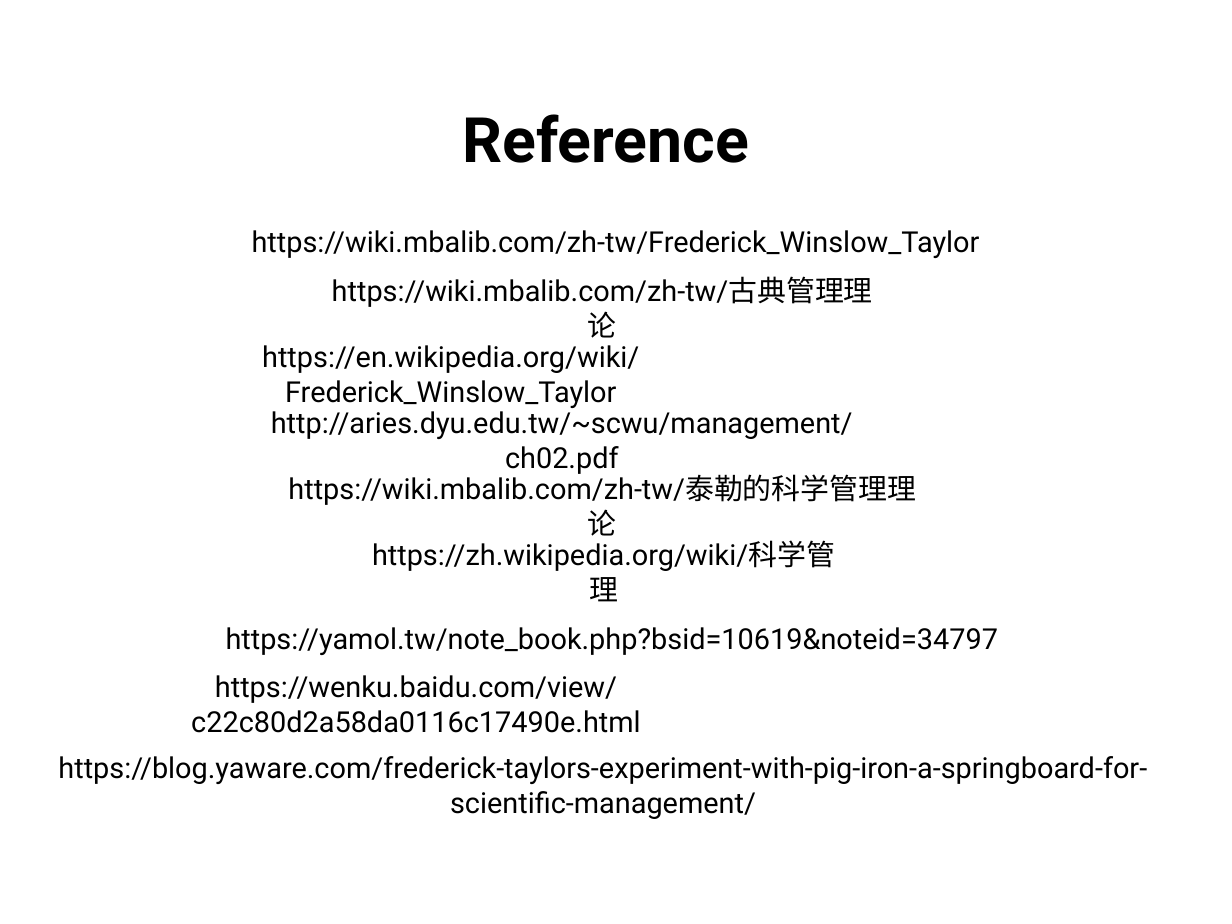
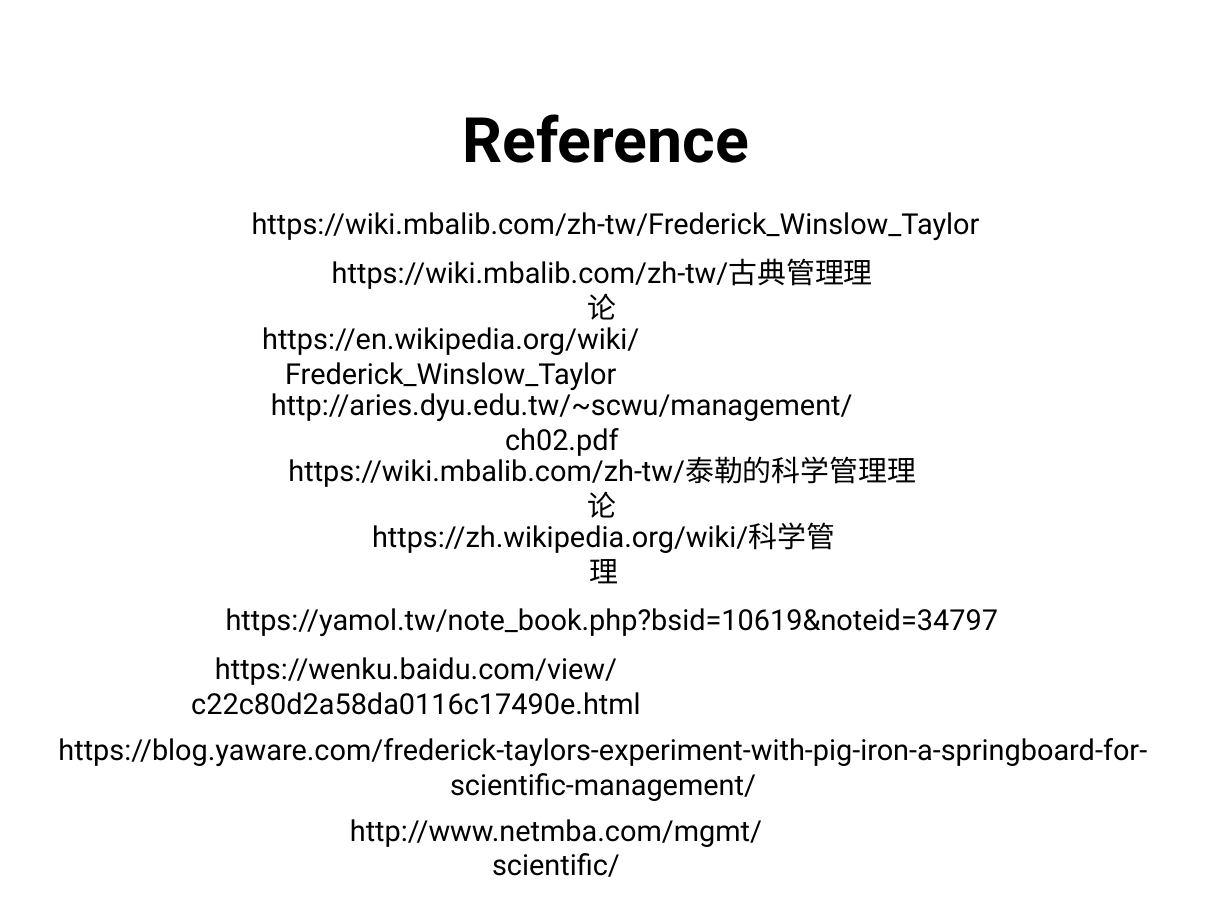
Before and after one commit to jason19970210/Management, a slide deck: slide 8 of B0544255_許懿傑_G11.pptx (slide 9 before the commit). Drawn at 1232x924 pixels with LibreOffice and Linux fonts; fonts in the diff are those of the drawing. Boxes give left, top, right and bottom in pixels: in the first picture for what was removed or moved away, otherwise in the second. Text is boxed around its words. In the diff, an @@ line names an element or a change of style, - is before the commit and + after.

```diff
--- a/B0544255_許懿傑_G11.pptx
+++ b/B0544255_許懿傑_G11.pptx
@@ 9 texts moved together from (x1=58, y1=230, x2=1147, y2=819) to (x1=58, y1=212, x2=1147, y2=801) @@
@@ text added at (x1=350, y1=819, x2=762, y2=877), 24 pt, text #000000 @@
+http://www.netmba.com/mgmt/scientific/
```
Also in this commit, not shown: 2 slides removed, 2 other files.
